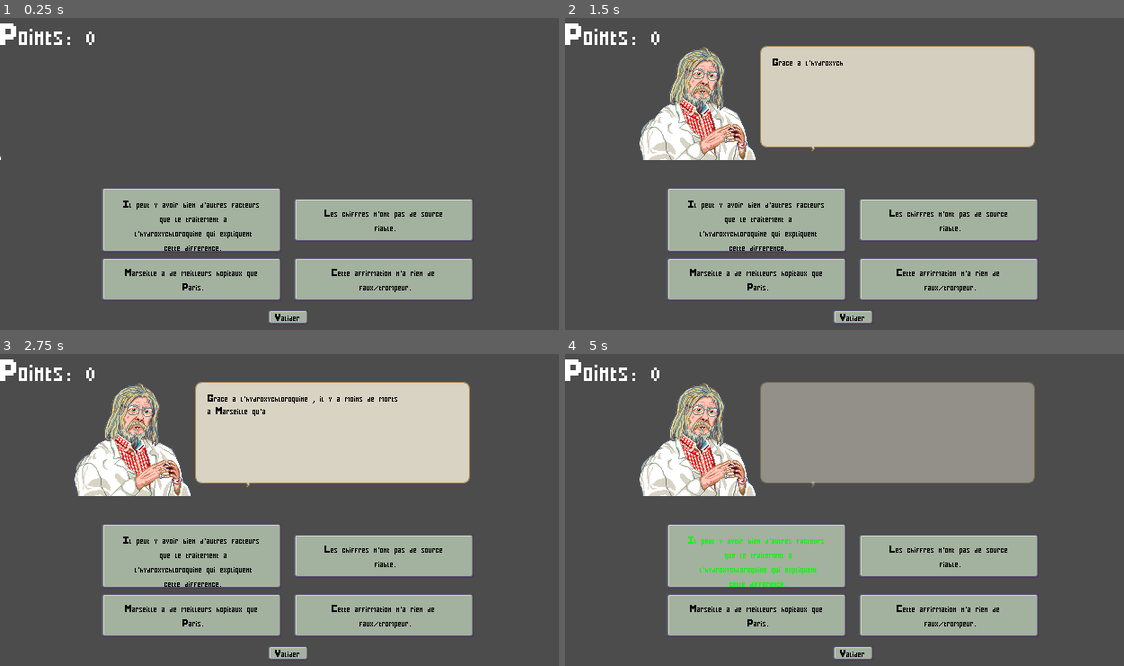
Above: before the commit, frames 1-4 (two rows, left to right).
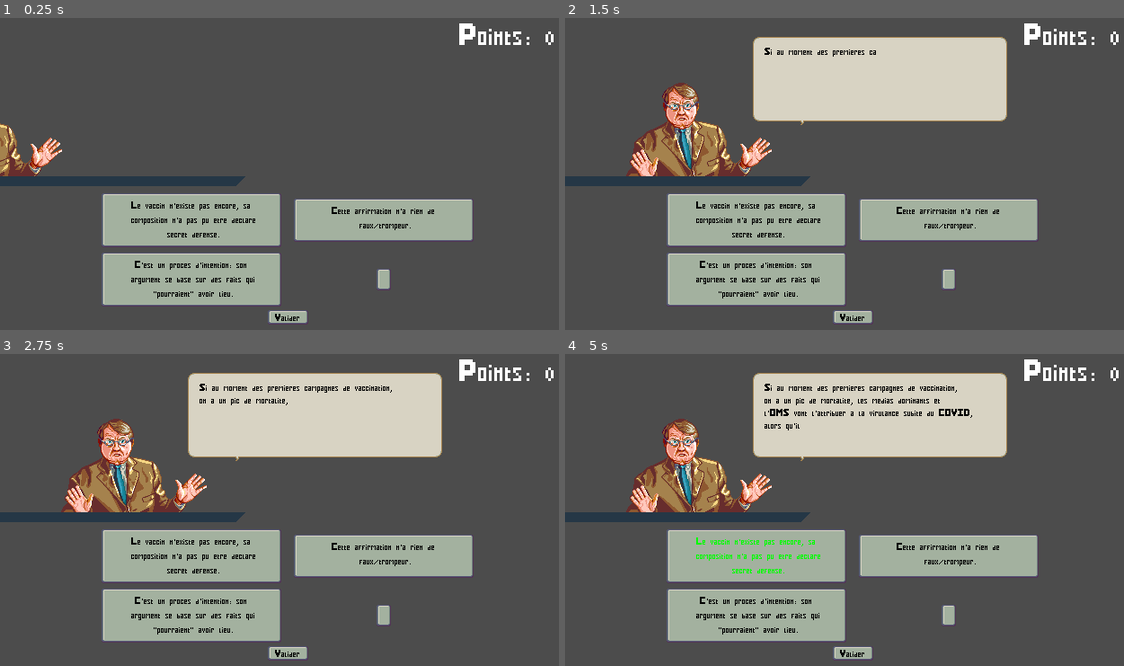
Above: after the commit, the same moments.

Repository: MrBSmith/FakeNews
Game: Godot game, scene res://Scenes/Game.tscn
Two runs of this game, one before a commit and one after it. Both use one fixed random seed, a clock stepped at 60 frames per second and the inputs below.
Inputs (mouse positions are in pixels of both pictures, inside the frame that each line leads up to):
- Up to frame 1 (0.25 s): no input
- Up to frame 2 (1.5 s): tap Enter (ui_accept) at 0.5, 0.77 s; move the mouse to (978, 161) at 0.52 s; hold Up (ui_up) 0.53-1.28 s; click (978, 161) at 0.67 s; move the mouse to (894, 96) at 1.27 s; hold Down (ui_down) from 1.28 s (still down); click (894, 96) at 1.42 s
- Up to frame 3 (2.75 s): tap Enter (ui_accept) at 1.52, 2 s; move the mouse to (346, 441) at 2.02 s; release Down (ui_down) at 2.03 s; hold Up (ui_up) from 2.03 s (still down)
- Up to frame 4 (5 s): tap Enter (ui_accept) at 2.75, 3.02, 3.5, 3.77, 4.25, 4.52 s; move the mouse to (822, 578) at 2.77 s; click (822, 578) at 2.92 s; move the mouse to (1023, 563) at 3.52 s; release Up (ui_up) at 3.53 s; hold Down (ui_down) from 3.53 s (still down); move the mouse to (682, 466) at 4.27 s

The runs differ from the first frame. In frame 1, 11% of the frame differs, in the area x 0-100%, y 1-93%; in frame 2, 24%; in frame 3, 24%; in frame 4, 34%.

Commit message:
Rng for questions and answers

Diff:
--- a/Autoloads/Dialogue/DialogueContainter.gd
+++ b/Autoloads/Dialogue/DialogueContainter.gd
@@ -4,7 +4,7 @@
 
 var current_translation : Translation setget set_current_translation, get_current_translation
 
-var default_locale : String = "en"
+var default_locale : String = "fr"
 
 #### ACCESSORS ####
 
--- a/Autoloads/Dialogue/Text.csv
+++ b/Autoloads/Dialogue/Text.csv
@@ -1,4 +1,4 @@
-keys;fr;en
+keys;en;fr
 ;;
 PORT_QUIZZ_1;;Raoult
 PORT_QUIZZ_2;;Raoult
--- /dev/null
+++ b/Global/Fonts/Pixel8.tres
@@ -0,0 +1,7 @@
+[gd_resource type="DynamicFont" load_steps=2 format=2]
+
+[ext_resource path="res://Global/Fonts/Pixeled.ttf" type="DynamicFontData" id=1]
+
+[resource]
+size = 5
+font_data = ExtResource( 1 )
--- a/Scenes/Bubble/Bubble.gd
+++ b/Scenes/Bubble/Bubble.gd
@@ -4,6 +4,8 @@
 
 onready var animation_player_node = $AnimationPlayer
 onready var tween_node = $Tween
+
+export var infinite_read_time : bool = true
 
 var dialogue_key : String = ""
 
--- a/Scenes/Bubble/Bubble.tscn
+++ b/Scenes/Bubble/Bubble.tscn
@@ -23,8 +23,8 @@
 }
 
 [node name="Bubble" type="NinePatchRect"]
-margin_right = 306.0
-margin_bottom = 113.0
+margin_right = 283.0
+margin_bottom = 94.0
 rect_min_size = Vector2( 24, 24 )
 texture = ExtResource( 1 )
 patch_margin_left = 8
@@ -78,5 +78,4 @@
 wait_time = 0.05
 
 [node name="ReadingTimer" type="Timer" parent="RichTextLabel"]
-wait_time = 2.0
 one_shot = true
--- a/Scenes/Button/Answer/Answer.tscn
+++ b/Scenes/Button/Answer/Answer.tscn
@@ -5,3 +5,10 @@
 
 [node name="Answer" instance=ExtResource( 1 )]
 script = ExtResource( 2 )
+
+[node name="Label" parent="." index="0"]
+margin_left = 0.298321
+margin_top = 0.795523
+margin_right = 17.2983
+margin_bottom = 17.7955
+valign = 0
--- a/Scenes/Button/Button.gd
+++ b/Scenes/Button/Button.gd
@@ -8,11 +8,12 @@
 
 func set_text(text: String):
 	text = split_in_lines(text, max_chars_lenght)
+	text = remove_accents(text)
 	var nb_line = text.count("\n", 0, 0) + 1
 	var text_box_size := Vector2.ZERO
 
 	if text.length() != 1:
-		text_box_size = Vector2(5 * clamp(text.length(), 1, max_chars_lenght), 10 * nb_line)
+		text_box_size = Vector2(5 * clamp(text.length(), 1, max_chars_lenght), 12 * nb_line)
 		_set_size(text_box_size)
 		rect_size.y = 12 * (nb_line + 1)
 		$Label.set_size(text_box_size)
@@ -56,5 +57,15 @@
 	return last_point
 
 
+func remove_accents(text: String) -> String:
+	text = text.replace("é" , "e")
+	text = text.replace("è" , "e")
+	text = text.replace("ê" , "e")
+	text = text.replace("à" , "a")
+	text = text.replace("â" , "a")
+	text = text.replace("ô" , "o")
+
+	return text
+
 func on_pressed():
 	pass
--- a/Scenes/Button/Button.tscn
+++ b/Scenes/Button/Button.tscn
@@ -38,8 +38,10 @@
 }
 
 [node name="Label" type="Label" parent="."]
-margin_right = 18.0
-margin_bottom = 16.0
+margin_left = 1.87496
+margin_top = 1.15284
+margin_right = 15.875
+margin_bottom = 14.1528
 mouse_filter = 1
 custom_fonts/font = ExtResource( 2 )
 text = "A"
--- a/Scenes/Dialogue/DialogueBox.gd
+++ b/Scenes/Dialogue/DialogueBox.gd
@@ -1,6 +1,6 @@
 extends RichTextLabel
 
-onready var timer_node = $TypeInTimer
+onready var typein_timer_node = $TypeInTimer
 onready var reading_timer_node = $ReadingTimer
 
 export var text_speed : float = 4
@@ -13,7 +13,7 @@
 signal finished_typing
 
 func _ready():
-	var _err = timer_node.connect("timeout", self, "on_timer_timeout")
+	var _err = typein_timer_node.connect("timeout", self, "on_timer_timeout")
 	_err = reading_timer_node.connect("timeout", self, "on_reading_timer_timeout")
 	load_text()
 
@@ -23,14 +23,15 @@
 	text = ""
 	text_head_index = -1
 	paragraph = paragraphs_array.pop_front()
-	timer_node.set_wait_time(0.1 * (1 / text_speed))
-	timer_node.start()
+	typein_timer_node.set_wait_time(0.1 * (1 / text_speed))
+	typein_timer_node.start()
 
 
 # Stops the progressive typing process
 func stop_typing():
-	reading_timer_node.start()
-	timer_node.stop()
+	if owner.infinite_read_time == false:
+		reading_timer_node.start()
+	typein_timer_node.stop()
 	set_process(false)
 
 
@@ -38,7 +39,20 @@
 func load_text():
 	var key = owner.dialogue_key
 	entire_text = DIALOGUE.get_current_translation().get_message(key)
+	entire_text = remove_accents(entire_text)
 	split_in_paragraphs(entire_text)
+
+
+
+func remove_accents(text: String) -> String:
+	text = text.replace("é" , "e")
+	text = text.replace("è" , "e")
+	text = text.replace("ê" , "e")
+	text = text.replace("à" , "a")
+	text = text.replace("â" , "a")
+	text = text.replace("ô" , "o")
+
+	return text
 
 
 # Split the given text in printable paragraphs
@@ -131,7 +145,7 @@
 	text_head_index += 1
 	if text_head_index > paragraph.length() - 1:
 		text_head_index = paragraph.length() - 1
-		timer_node.stop()
+		typein_timer_node.stop()
 
 	write_text(text_head_index)
 
--- a/Scenes/Game.tscn
+++ b/Scenes/Game.tscn
@@ -6,9 +6,12 @@
 [ext_resource path="res://Global/Fonts/BoldCapsPixel48.tres" type="DynamicFont" id=4]
 [ext_resource path="res://Scenes/Portraits/Portrait.gd" type="Script" id=5]
 [ext_resource path="res://Scenes/Portraits/Montagnier.png" type="Texture" id=6]
+[ext_resource path="res://Scenes/UI/Separation.png" type="Texture" id=7]
+[ext_resource path="res://Scenes/Portraits/Defakator.png" type="Texture" id=8]
 
 [sub_resource type="Animation" id=1]
 resource_name = "Appear"
+length = 0.75
 tracks/0/type = "value"
 tracks/0/path = NodePath(".:position")
 tracks/0/interp = 1
@@ -16,10 +19,39 @@
 tracks/0/imported = false
 tracks/0/enabled = true
 tracks/0/keys = {
-"times": PoolRealArray( 0, 1 ),
+"times": PoolRealArray( 0, 0.7 ),
 "transitions": PoolRealArray( 1, 1 ),
 "update": 0,
-"values": [ Vector2( -131.575, 90 ), Vector2( 150, 90 ) ]
+"values": [ Vector2( -100, 110 ), Vector2( 150, 110 ) ]
+}
+
+[sub_resource type="Animation" id=2]
+resource_name = "Appear"
+length = 0.3
+step = 0.05
+tracks/0/type = "value"
+tracks/0/path = NodePath(".:position")
+tracks/0/interp = 1
+tracks/0/loop_wrap = true
+tracks/0/imported = false
+tracks/0/enabled = true
+tracks/0/keys = {
+"times": PoolRealArray( 0, 0.2 ),
+"transitions": PoolRealArray( 1, 1 ),
+"update": 0,
+"values": [ Vector2( 542.789, 423.893 ), Vector2( 542.337, 310 ) ]
+}
+tracks/1/type = "value"
+tracks/1/path = NodePath(".:scale")
+tracks/1/interp = 1
+tracks/1/loop_wrap = true
+tracks/1/imported = false
+tracks/1/enabled = true
+tracks/1/keys = {
+"times": PoolRealArray( 0.2, 0.25, 0.3 ),
+"transitions": PoolRealArray( 1, 1, 1 ),
+"update": 0,
+"values": [ Vector2( 1, 1 ), Vector2( 1.179, 0.876 ), Vector2( 1, 1 ) ]
 }
 
 [node name="Quizz" type="Node2D"]
@@ -59,16 +91,36 @@
 }
 
 [node name="Portrait" type="Sprite" parent="GUI/UI"]
-position = Vector2( -131.575, 75 )
+position = Vector2( -100, 110 )
 texture = ExtResource( 6 )
 script = ExtResource( 5 )
 
 [node name="AnimationPlayer" type="AnimationPlayer" parent="GUI/UI/Portrait"]
 anims/Appear = SubResource( 1 )
 
+[node name="Separation" type="TextureRect" parent="GUI/UI"]
+modulate = Color( 0.14902, 0.219608, 0.278431, 1 )
+margin_left = 0.37735
+margin_top = 177.802
+margin_right = 273.377
+margin_bottom = 188.802
+texture = ExtResource( 7 )
+__meta__ = {
+"_edit_use_anchors_": false
+}
+
+[node name="Defakator" type="Sprite" parent="GUI/UI"]
+position = Vector2( 542.789, 423.893 )
+texture = ExtResource( 8 )
+
+[node name="AnimationPlayer" type="AnimationPlayer" parent="GUI/UI/Defakator"]
+anims/Appear = SubResource( 2 )
+
 [node name="Points" type="Label" parent="GUI"]
-margin_right = 40.0
-margin_bottom = 14.0
+anchor_left = 1.0
+anchor_right = 1.0
+margin_left = -129.0
+margin_bottom = 38.0
 custom_fonts/font = ExtResource( 4 )
 text = "Points: "
 script = ExtResource( 3 )
--- a/Scenes/Quizz/Quizz.gd
+++ b/Scenes/Quizz/Quizz.gd
@@ -7,10 +7,18 @@
 onready var portrait_node = $GUI/UI/Portrait
 
 var dialogue_index : int = 0
+var nb_questions : int = 9
+
+var question_index_array : Array = []
 
 func _ready():
 	var _err = $Timer.connect("timeout", self, "on_timer_timeout")
-	generate_question()
+
+
+	for i in range(nb_questions):
+		question_index_array.append(i + 1)
+
+	next_question()
 
 
 func get_portait_key(index: int) -> String:
@@ -28,6 +36,11 @@
 
 func next_question():
 	destroy_current_question()
+
+	var rng = randi() % question_index_array.size()
+	dialogue_index = question_index_array[rng]
+	question_index_array.remove(rng)
+
 	generate_question()
 
 
@@ -40,7 +53,6 @@
 
 
 func generate_question():
-	dialogue_index += 1
 	instanciate_dialogue_box(dialogue_index)
 	instanciate_responses(dialogue_index)
 	$Timer.start()
@@ -63,7 +75,8 @@
 	var box_size : Vector2 = box_node.get_size()
 
 	box_node.set_position(container_size / 2 - box_size / 2)
-	box_node.rect_position.x += 50
+	box_node.rect_position.x += 30
+	box_node.rect_position.y -= 20
 
 	questions_node.call_deferred("add_child", box_node)
 
@@ -74,11 +87,15 @@
 
 	instanciate_submit(answer_container_node, container_size)
 
-	var index : int = 0
+	var index_array : Array = [0, 1, 2, 3]
 
 	for i in range(2):
 		for j in range(2):
 			var answer_button = answer_scene.instance()
+
+			var rng = randi() % index_array.size()
+			var index = index_array[rng]
+			index_array.remove(rng)
 
 			var answer_key = DIALOGUE.get_answer_key(dial_index, index)
 			answer_button.set_key(answer_key)
@@ -88,8 +105,6 @@
 
 			answer_button.set_position(button_pos)
 			answer_container_node.call_deferred("add_child", answer_button)
-
-			index += 1
 
 
 func instanciate_submit(answer_container_node: Node, container_size: Vector2):
Not shown, changed: Autoloads/Dialogue/Text.csv.import
Binary file changed: Autoloads/Dialogue/Text.en.translation
Binary file changed: Autoloads/Dialogue/Text.fr.translation
Binary file added: Global/Fonts/Pixeled.ttf
Not shown: 1 places in Scenes/Game.tscn that only renumber resources
Binary file changed: Scenes/Portraits/Raoult.png
Binary file added: Scenes/UI/Separation.png
Not shown, added: Scenes/UI/Separation.png.import
